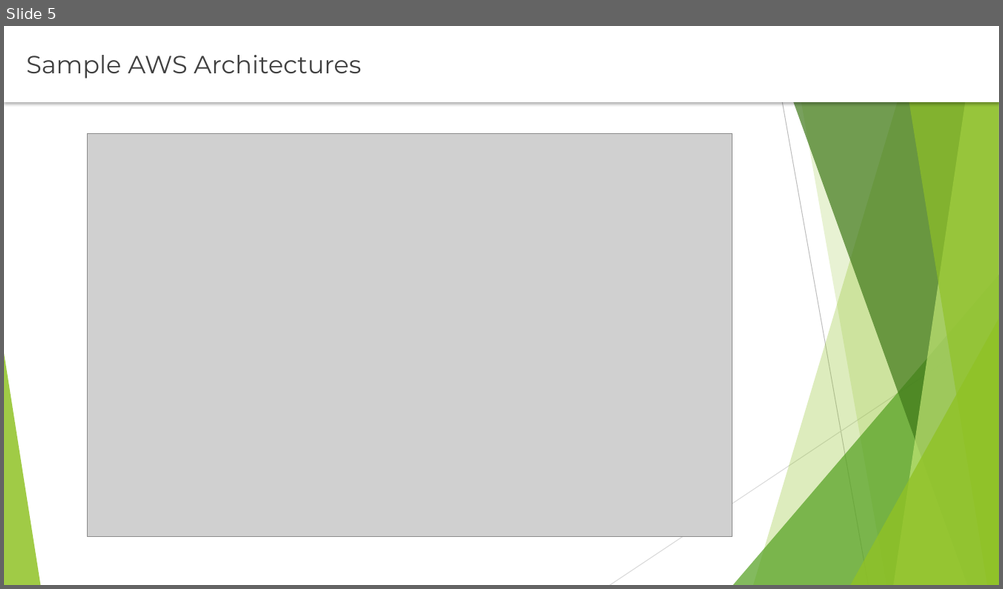
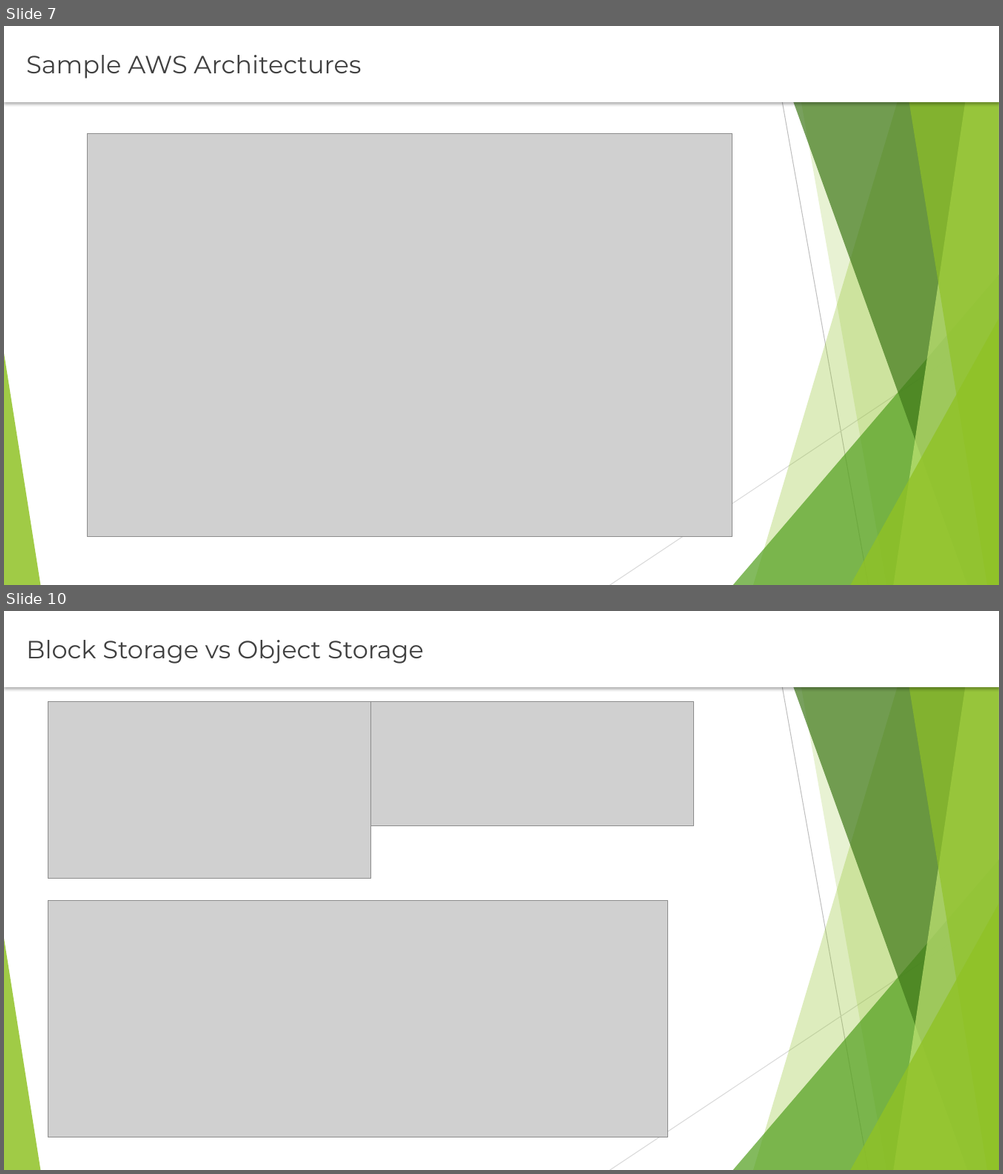
Before and after one commit to rusergei2010/AWSCourse2019, a slide deck: Lecture_2_Compute_Resources/Compute_Resources.pptx. Shown one above the other, each under a label of ours: slide 5 before the commit, slides 7 and 10 after it; the slides between them are not shown. The pictures are 1003x589 and 1003x1174 pixels, drawn with LibreOffice and Linux fonts; fonts in the diff are those of the drawing; grey boxes stand for pictures. Boxes give left, top, right and bottom in pixels: in the first picture for what was removed or moved away, otherwise in the second. Text is boxed around its words. In the diff, an @@ line names an element or a change of style, - is before the commit and + after.

```diff
--- a/Lecture_2_Compute_Resources/Compute_Resources.pptx
+++ b/Lecture_2_Compute_Resources/Compute_Resources.pptx
@@ slide 10 added at <box>4,611,999,1170</box>, background #FFFFFF; not listed: 10 template elements that a slide beside it also shows @@
@@ text added at <box>4,611,999,687</box>, fill #FFFFFF, 24 pt, text #404040 @@
+Block Storage vs Object Storage
@@ picture added at <box>48,702,370,879</box> @@
@@ picture added at <box>370,702,693,826</box> @@
@@ picture added at <box>48,901,667,1138</box> @@
@@ what was slide 5 is now slide 7 @@
```
Also in this commit, not shown: 4 slides changed, 6 other slides added, 7 other files.
